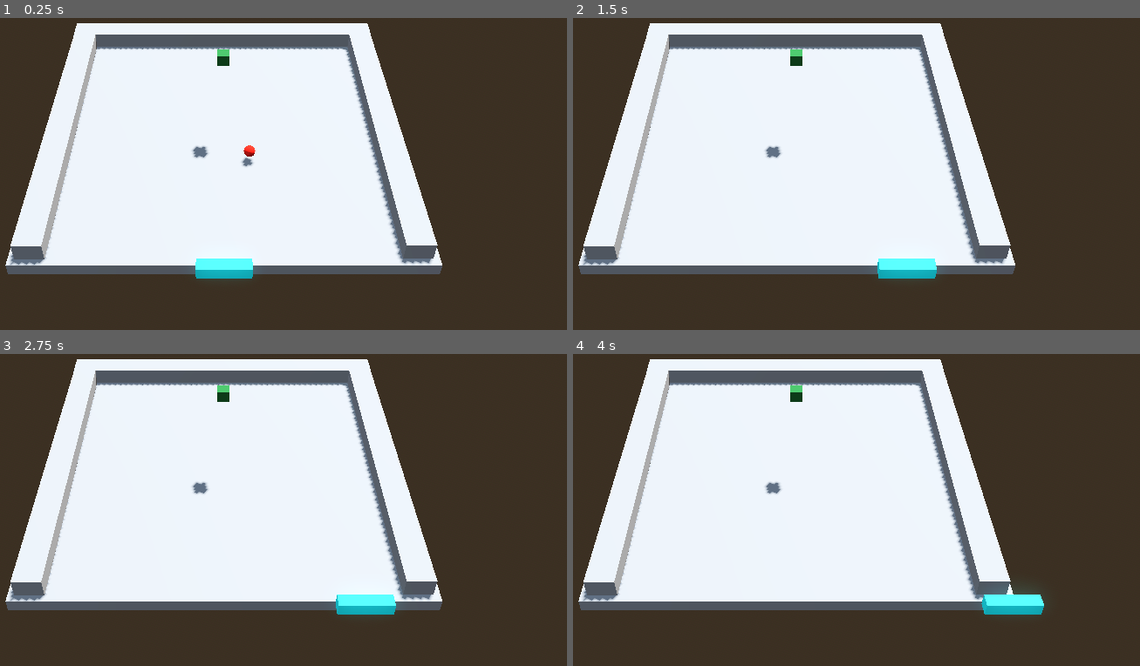
Above: before the commit, frames 1-4 (two rows, left to right).
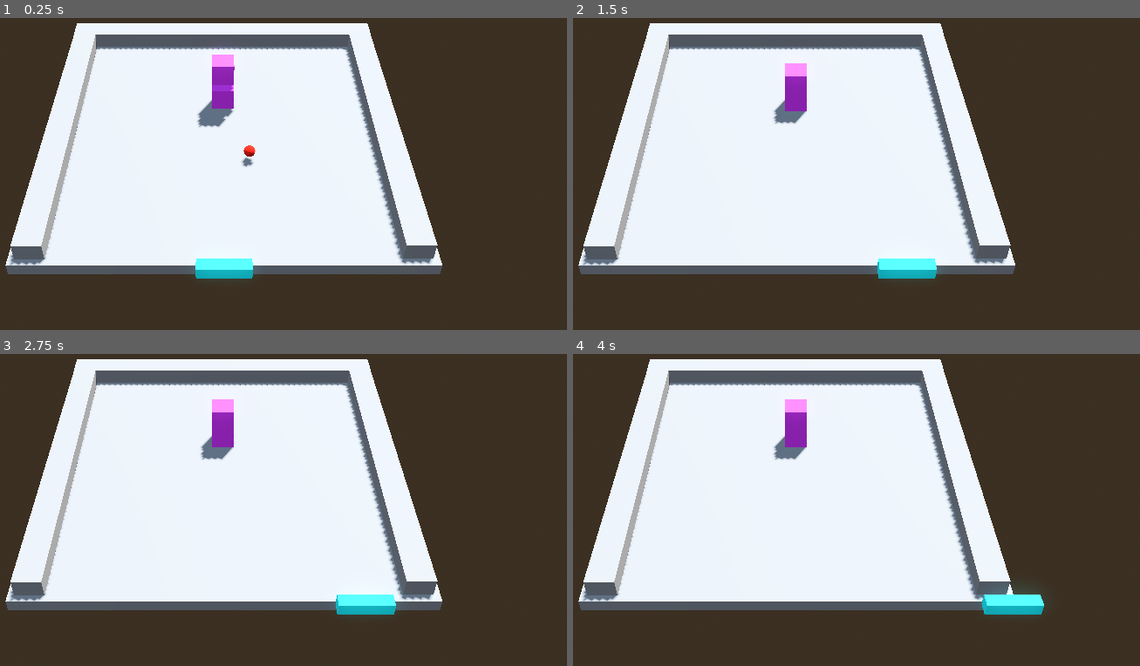
Above: after the commit, the same moments.

Repository: marrqqss/VJ-3D-Game
Game: Godot game, scene res://scenes/main.tscn
Two runs of this game, one before a commit and one after it. Both use one fixed random seed, a clock stepped at 60 frames per second and the inputs below.
Inputs:
- Up to frame 1 (0.25 s): no input
- Up to frame 2 (1.5 s): hold Right (ui_right) 0.53-1.28 s; hold Left (ui_left) from 1.28 s (still down)
- Up to frame 3 (2.75 s): release Left (ui_left) at 2.03 s; hold Right (ui_right) from 2.03 s (still down)
- Up to frame 4 (4 s): release Right (ui_right) at 3.53 s; hold Left (ui_left) from 3.53 s (still down)

The runs differ from the first frame. In frame 1, 1.1% of the frame differs, in the area x 33-42%, y 10-45%; in frame 2, 1.0%; in frame 3, 1.0%; in frame 4, 1.0%.

Commit message:
working block that autodestroys

Diff:
--- a/project.godot
+++ b/project.godot
@@ -18,3 +18,4 @@
 [global_group]
 
 Player=""
+ball=""
--- a/scenes/ball.tscn
+++ b/scenes/ball.tscn
@@ -8,7 +8,7 @@
 
 [sub_resource type="SphereShape3D" id="SphereShape3D_7s4qf"]
 
-[node name="Ball" type="CharacterBody3D"]
+[node name="Ball" type="CharacterBody3D" groups=["ball"]]
 axis_lock_linear_y = true
 script = ExtResource("1_7s4qf")
 
--- a/scenes/block.tscn
+++ b/scenes/block.tscn
@@ -1,20 +1,33 @@
-[gd_scene load_steps=4 format=3 uid="uid://cdo5i26u5dh3i"]
+[gd_scene load_steps=5 format=3 uid="uid://bqibsrdubo41m"]
 
-[ext_resource type="Script" uid="uid://d6m0gxov6hgo" path="res://scripts/block.gd" id="1_8r6n6"]
+[ext_resource type="Script" uid="uid://duog8lsk73o0o" path="res://scripts/block.gd" id="1_8r6n6"]
 
-[sub_resource type="BoxShape3D" id="BoxShape3D_3gtdk"]
+[sub_resource type="StandardMaterial3D" id="StandardMaterial3D_8r6n6"]
+vertex_color_use_as_albedo = true
+albedo_color = Color(0.913725, 0.258824, 1, 1)
 
-[sub_resource type="StandardMaterial3D" id="StandardMaterial3D_3gtdk"]
-vertex_color_use_as_albedo = true
-albedo_color = Color(0.133333, 0.419608, 0.176471, 1)
+[sub_resource type="BoxShape3D" id="BoxShape3D_8r6n6"]
 
-[node name="Block" type="Node3D"]
+[sub_resource type="BoxShape3D" id="BoxShape3D_cgrg5"]
+
+[node name="Block" type="RigidBody3D"]
+axis_lock_linear_x = true
+axis_lock_linear_z = true
+axis_lock_angular_x = true
+axis_lock_angular_y = true
+axis_lock_angular_z = true
 script = ExtResource("1_8r6n6")
 
-[node name="Area3D" type="Area3D" parent="."]
+[node name="CSGBox3D" type="CSGBox3D" parent="."]
+transform = Transform3D(2, 0, 0, 0, 2, 0, 0, 0, 2, 0, 0, 0)
+material = SubResource("StandardMaterial3D_8r6n6")
 
-[node name="CollisionShape3D" type="CollisionShape3D" parent="Area3D"]
-shape = SubResource("BoxShape3D_3gtdk")
+[node name="CollisionShape3D" type="CollisionShape3D" parent="."]
+transform = Transform3D(2, 0, 0, 0, 2, 0, 0, 0, 2, 0, 0, 0)
+shape = SubResource("BoxShape3D_8r6n6")
 
-[node name="CSGBox3D" type="CSGBox3D" parent="."]
-material = SubResource("StandardMaterial3D_3gtdk")
+[node name="HitDetector" type="Area3D" parent="."]
+
+[node name="CollisionShape3D" type="CollisionShape3D" parent="HitDetector"]
+transform = Transform3D(2.4, 0, 0, 0, 2.4, 0, 0, 0, 2.4, 0, 0, 0)
+shape = SubResource("BoxShape3D_cgrg5")
--- a/scenes/main.tscn
+++ b/scenes/main.tscn
@@ -60,4 +60,7 @@
 transform = Transform3D(1, 0, 0, 0, 1, 0, 0, 0, 1, 0, 1.5, 0)
 
 [node name="Block" parent="." instance=ExtResource("3_sugp2")]
-transform = Transform3D(1, 0, 0, 0, 1, 0, 0, 0, 1, 0, 7.98594, 0)
+transform = Transform3D(1, 0, 0, 0, 1, 0, 0, 0, 1, 0, 2.1, -3.3)
+
+[node name="Block2" parent="." instance=ExtResource("3_sugp2")]
+transform = Transform3D(1, 0, 0, 0, 1, 0, 0, 0, 1, 0, 4.8, -3.3)
--- a/scripts/ball.gd
+++ b/scripts/ball.gd
@@ -9,6 +9,7 @@
 func _ready() -> void:
 	# Initialize the built‑in velocity
 	velocity = direction * SPEED
+	add_to_group("ball")
 
 func _physics_process(delta: float) -> void:
 	direction = direction.normalized()
--- a/scripts/block.gd
+++ b/scripts/block.gd
@@ -1 +1,36 @@
-extends Node2D
+# Block.gd
+extends RigidBody3D
+
+const ABOVE_Y_THRESHOLD := 0.1
+const COLUMN_RADIUS := 0.5
+
+@onready var detector := $HitDetector
+
+func _ready() -> void:
+	add_to_group("blocks")
+
+	# Start “frozen”: no gravity, sleeping
+	gravity_scale = 1
+
+	# Connect the Area3D signal
+	detector.body_entered.connect(Callable(self, "_on_body_entered"))
+
+
+func _on_body_entered(body: Node) -> void:
+	if not body.is_in_group("ball"):
+		return
+
+	print("ball")  # you should see this now
+
+	var my_pos: Vector3 = global_transform.origin
+	queue_free()
+
+	# Unfreeze any blocks sitting directly above
+	for blk in get_tree().get_nodes_in_group("blocks"):
+		if not (blk and blk is RigidBody3D):
+			continue
+		var bpos: Vector3 = blk.global_transform.origin
+		if bpos.y > my_pos.y + ABOVE_Y_THRESHOLD \
+		and bpos.distance_to(Vector3(my_pos.x, bpos.y, my_pos.z)) < COLUMN_RADIUS:
+			blk.gravity_scale = 1
+			blk.sleeping = false
Not shown: 1 places in scenes/main.tscn that only renumber resources
Not shown, changed: scripts/block.gd.uid
